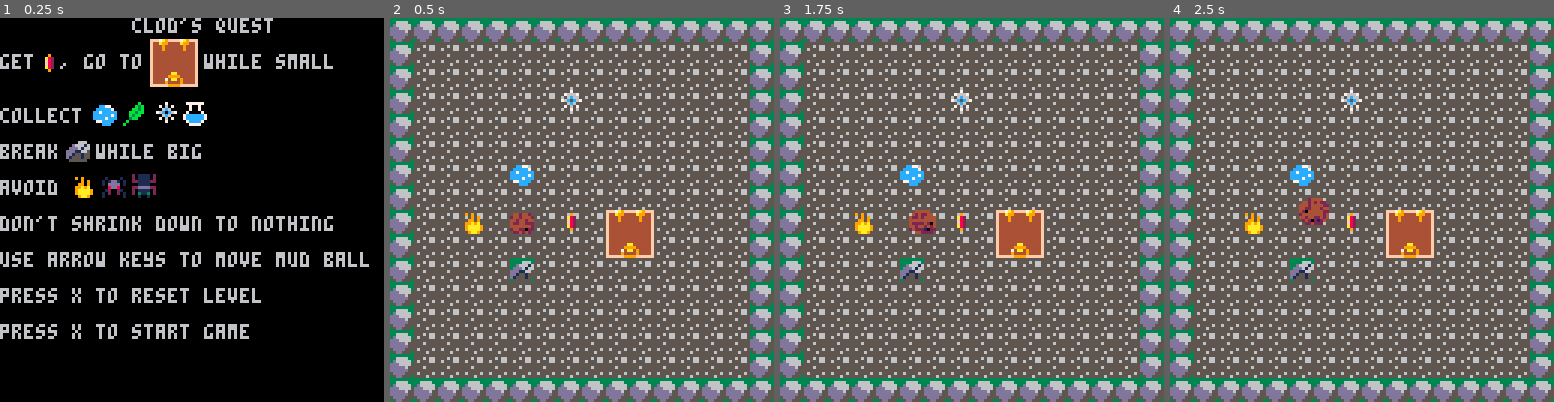
Above: before the commit, frames 1-4 (left to right).
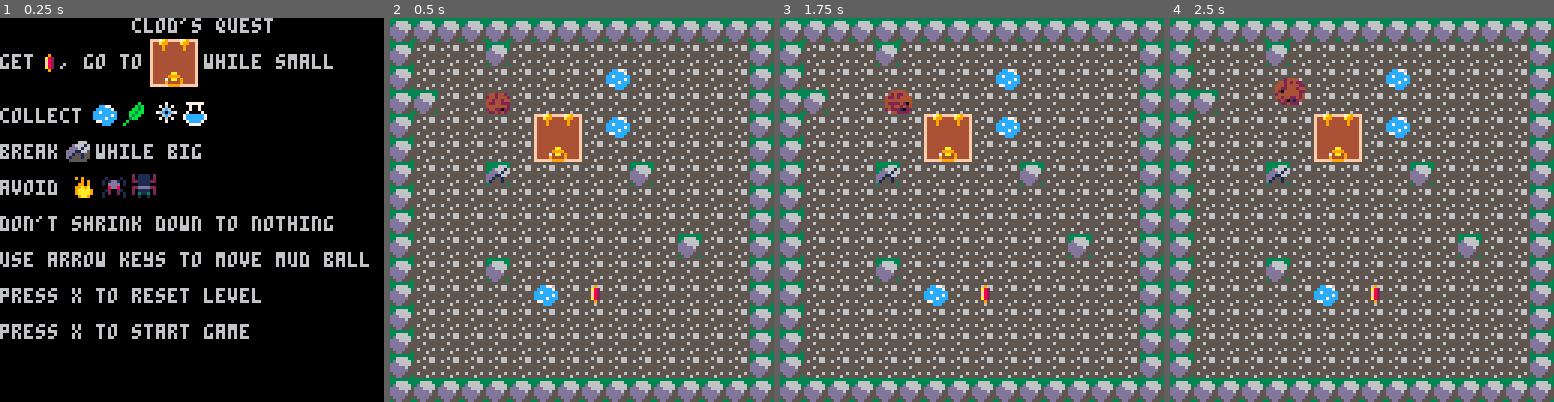
Above: after the commit, the same moments.

Repository: cassandra-largosa/Jelly-and-Jam
Game: PICO-8 cartridge jam.p8
Same seed, same stepped clock (60 frames per second), same inputs: the game is played once before the commit and once after it.
Inputs:
- Up to frame 1 (0.25 s): no input
- Up to frame 2 (0.5 s): tap X (X key) at 0.33 s
- Up to frame 3 (1.75 s): tap O (Z key) at 0.7, 1.7 s; tap X (X key) at 1.07 s; hold Right from 1.6 s (still down)
- Up to frame 4 (2.5 s): tap X (X key) at 1.85 s; release Right at 2.1 s; tap O (Z key) at 2.1 s; hold Up 2.15-2.42 s; hold Right from 2.47 s (still down)

Frame 1 is identical in both runs. In frame 2, 7.3% of the frame differs, in the area x 6-82%, y 6-75%; in frame 3, 7.5%; in frame 4, 7.6%.

Commit message:
Remove test level

Diff:
--- a/jam.p8
+++ b/jam.p8
@@ -129,7 +129,7 @@
 end
 
 --constants
-first_level = 0
+first_level = 1
 last_level = 17
 mud_speed = 4 --default mud step distance in pixels
 puddle_growth = -5 --amount to grow mud by when it steps in a puddle
